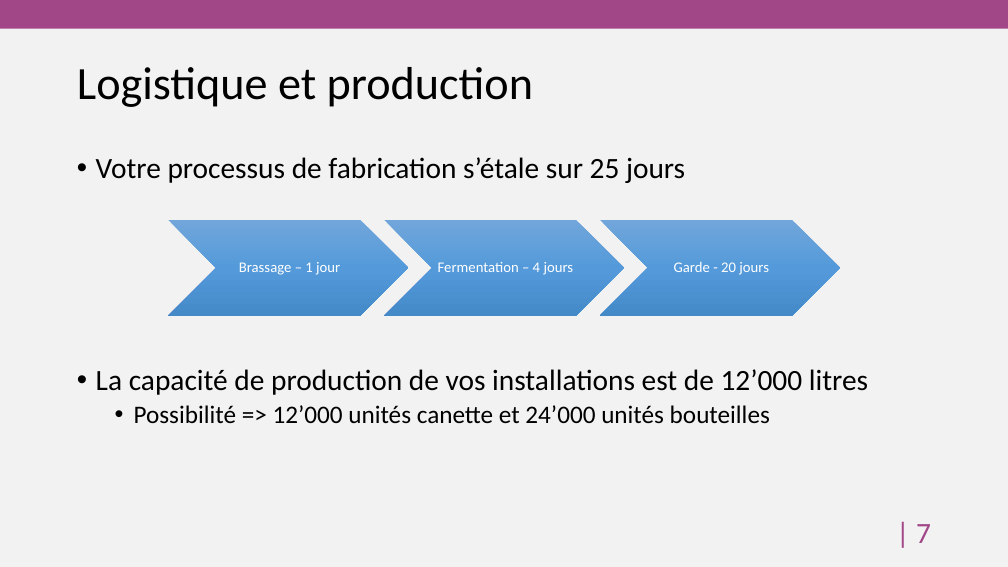
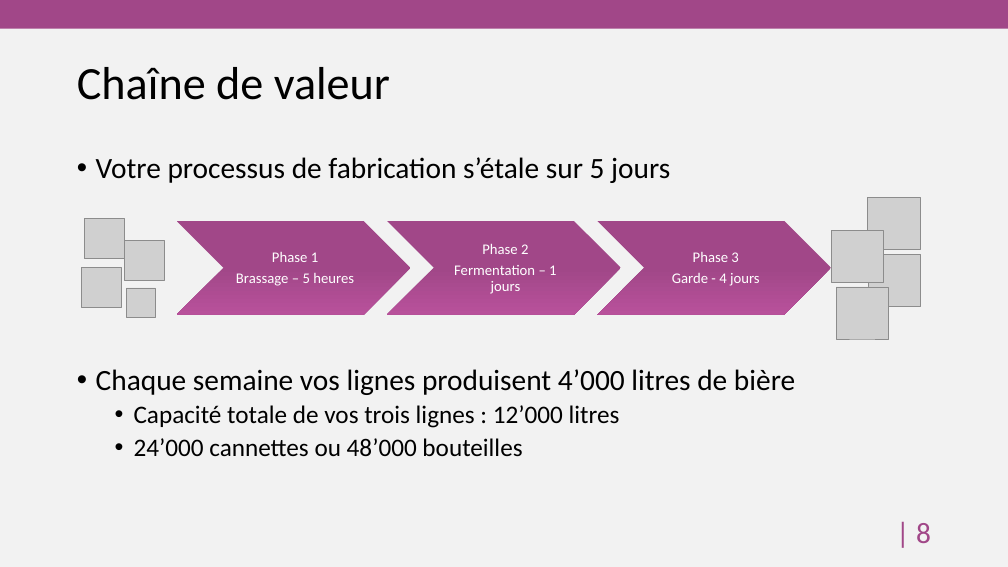
Before and after one commit to HEG-Arc/odoosim, a slide deck: slide 9 of BreweryAndCo.pptx (slide 8 before the commit). Drawn at 1008x567 pixels with LibreOffice and Linux fonts; fonts in the diff are those of the drawing; grey boxes stand for pictures; background and template pictures are left out. Boxes give left, top, right and bottom in pixels: in the first picture for what was removed or moved away, otherwise in the second. Text is boxed around its words. In the diff, an @@ line names an element or a change of style, - is before the commit and + after.

```diff
--- a/BreweryAndCo.pptx
+++ b/BreweryAndCo.pptx
@@ title at bbox=[77, 67, 390, 100]: text changed @@
-Logistique et production
+Chaîne de valeur
@@ text at bbox=[96, 157, 795, 457]: text changed @@
-• Votre processus de fabrication s’étale sur 25 jours
-• La capacité de production de vos installations est de 12’000 litres
-  • Possibilité => 12’000 unités canette et 24’000 unités bouteilles
+• Votre processus de fabrication s’étale sur 5 jours
+• Chaque semaine vos lignes produisent 4’000 litres de bière
+  • Capacité totale de vos trois lignes : 12’000 litres
+  • 24’000 cannettes ou 48’000 bouteilles
@@ chevron: place and size @@
-chevron at bbox=[168, 220, 408, 316]
+chevron at bbox=[177, 221, 411, 315]
@@ fill gradient #71A6DB to #559BDB to #448ACA to gradient #A14788 to #B8519B in 3 elements at bbox=[387, 221, 621, 315], bbox=[177, 221, 411, 315], bbox=[597, 221, 831, 315] @@
@@ chevron: place and size @@
-chevron at bbox=[600, 220, 840, 316]
+chevron at bbox=[597, 221, 831, 315]
@@ group added at bbox=[832, 197, 921, 340]: 4 pictures @@
@@ group added at bbox=[81, 219, 164, 318]: 4 pictures @@
@@ text at bbox=[236, 252, 354, 286]: text changed @@
-Brassage – 1 jour
+Phase 1
+Brassage – 5 heures
@@ text at bbox=[454, 244, 556, 294]: text changed @@
-Fermentation – 4 jours
+Phase 2
+Fermentation – 1 jours
@@ text at bbox=[672, 252, 760, 286]: text changed @@
-Garde - 20 jours
+Phase 3
+Garde - 4 jours
@@ page number at bbox=[916, 523, 931, 543]: text changed @@
-| 7
+| 8
```
Also in this commit, not shown: 10 other slides changed, 4 other files.
